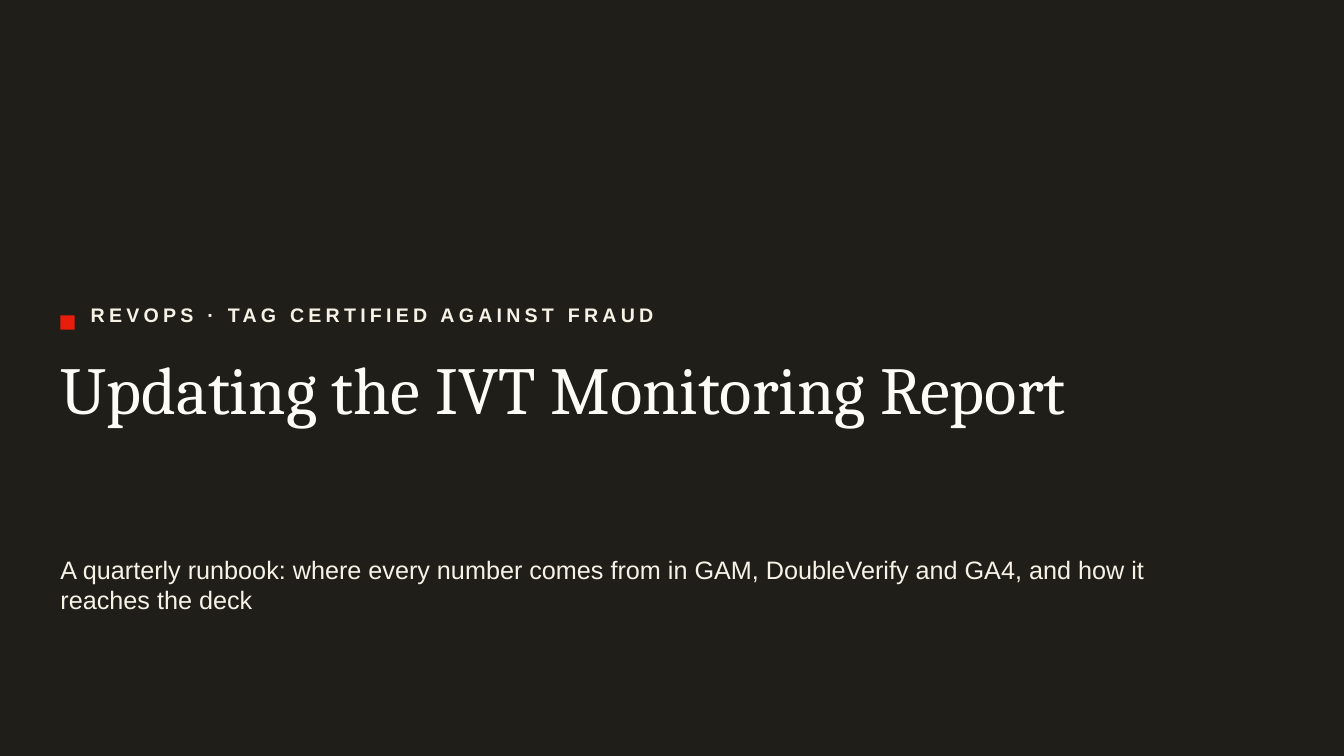
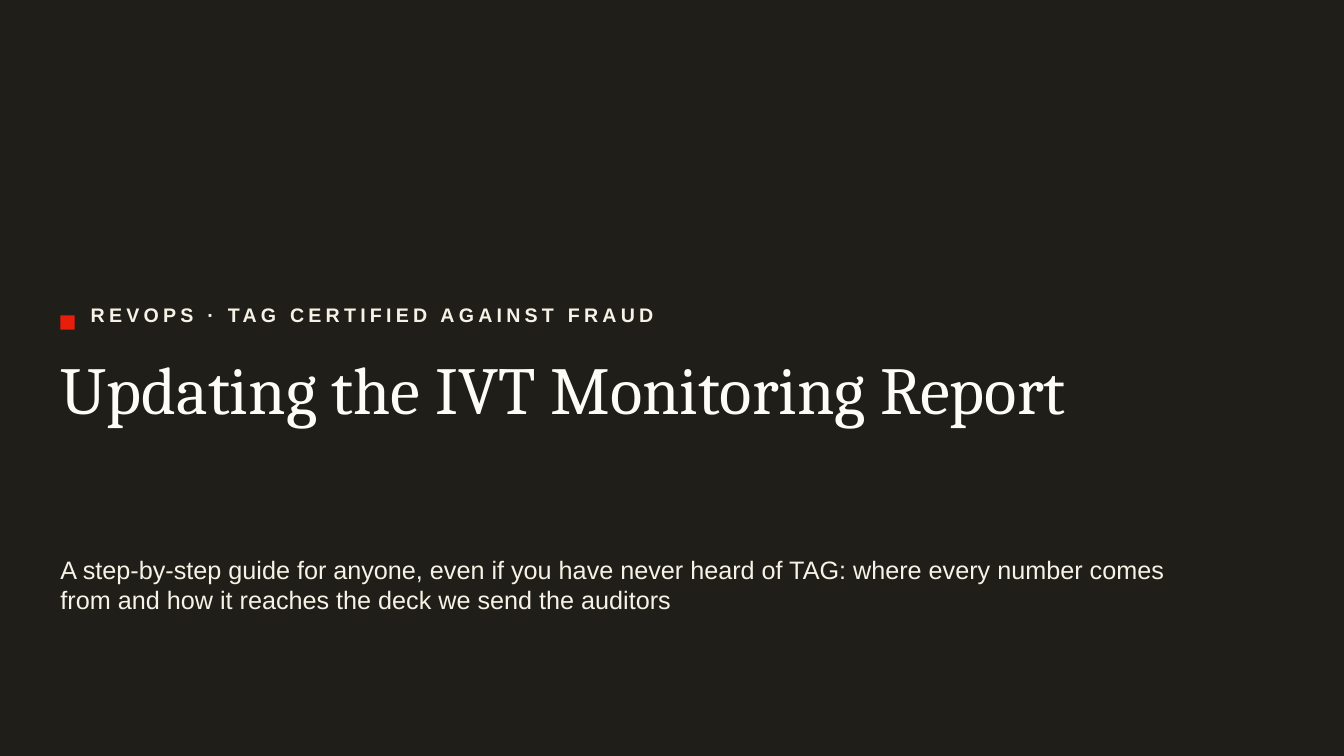
Before and after one commit to rogerhirano-nw/yield-dashboard, a slide deck: slide 1 of docs/TAG_IVT_Report_Update_Guide.pptx. Drawn at 1344x756 pixels with LibreOffice and Linux fonts; fonts in the diff are those of the drawing; background and template pictures are left out. Boxes give left, top, right and bottom in pixels: in the first picture for what was removed or moved away, otherwise in the second. Text is boxed around its words. In the diff, an @@ line names an element or a change of style, - is before the commit and + after.

```diff
--- a/docs/TAG_IVT_Report_Update_Guide.pptx
+++ b/docs/TAG_IVT_Report_Update_Guide.pptx
@@ text at (60,560,1164,610): text changed @@
-A quarterly runbook: where every number comes from in GAM, DoubleVerify and GA4, and how it reaches the deck
+A step-by-step guide for anyone, even if you have never heard of TAG: where every number comes from and how it reaches the deck we send the auditors
```
Also in this commit, not shown: 18 other slides changed, 8 slides added, 2 other files.
